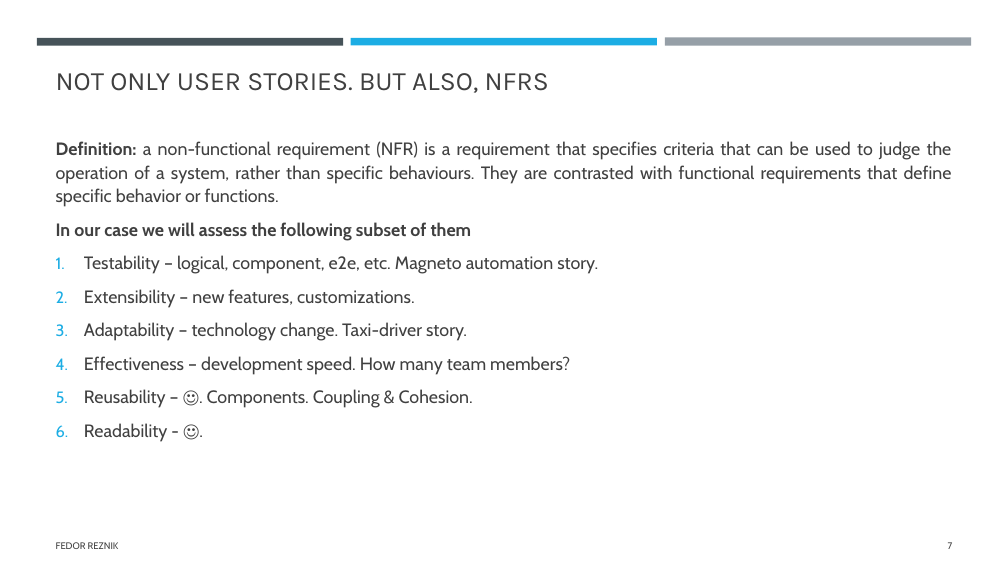
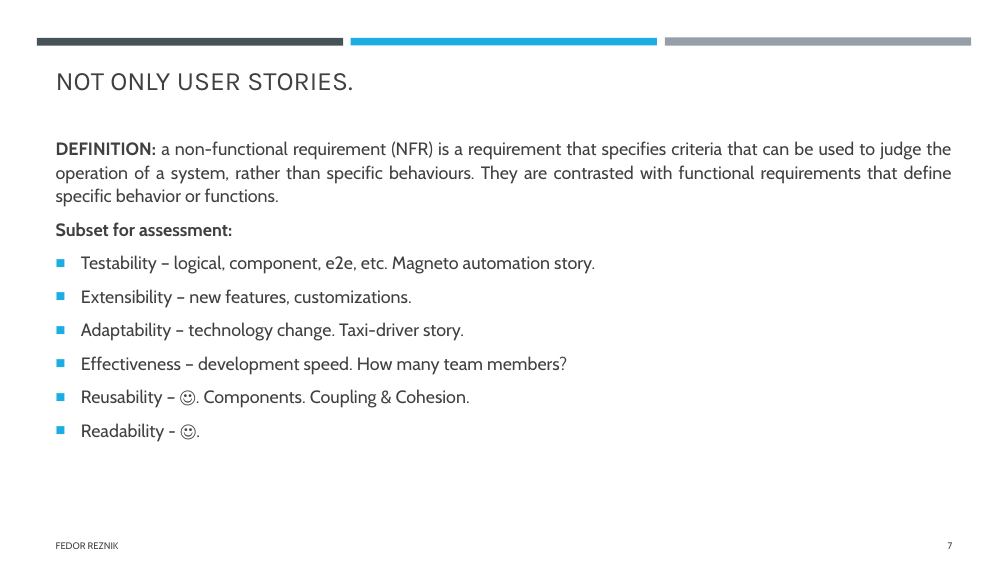
Before and after one commit to FedorReznik/ui-patterns-lecture, a slide deck: slide 7 of The history of UI architecture design approaches.pptx. Drawn at 1008x567 pixels with LibreOffice and Linux fonts; fonts in the diff are those of the drawing. Boxes give left, top, right and bottom in pixels: in the first picture for what was removed or moved away, otherwise in the second. Text is boxed around its words. In the diff, an @@ line names an element or a change of style, - is before the commit and + after.

Commit message:
presentation

```diff
--- a/The history of UI architecture design approaches.pptx
+++ b/The history of UI architecture design approaches.pptx
@@ title at (x1=56, y1=73, x2=352, y2=91): text changed @@
-NOT ONLY USER STORIES. BUT ALSO, NFRS
+NOT ONLY USER STORIES.
@@ text at (x1=56, y1=141, x2=952, y2=237): text changed @@
-Definition: a non-functional requirement (NFR) is a requirement that specifies criteria that can be used to judge the operation of a system, rather than specific behaviours. They are contrasted with functional requirements that define specific behavior or functions.
-In our case we will assess the following subset of them
+DEFINITION: a non-functional requirement (NFR) is a requirement that specifies criteria that can be used to judge the operation of a system, rather than specific behaviours. They are contrasted with functional requirements that define specific behavior or functions.
+Subset for assessment:
@@ text at (x1=81, y1=255, x2=595, y2=442): bullet 1. to ■ @@
```
Also in this commit, not shown: 1 slide added.
